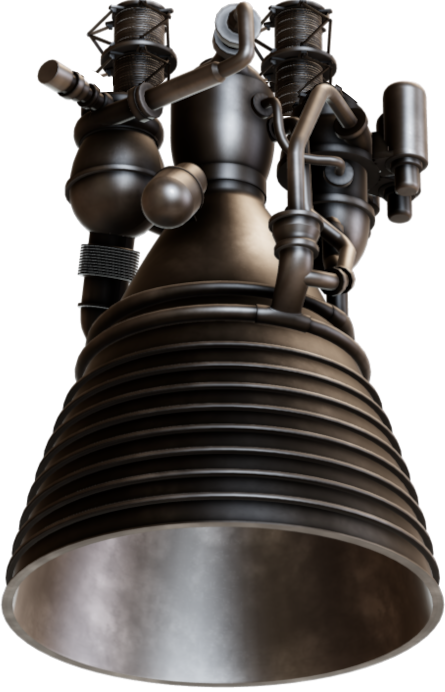
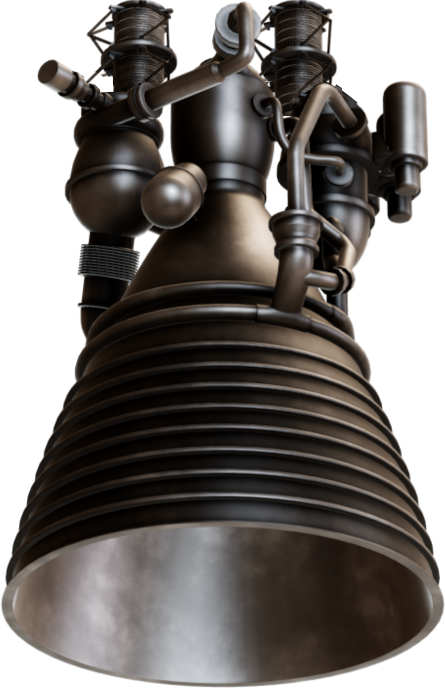
The second 445 x 692 image is a revision of the first. Changes to its layers:
renamed "Layer #2" to "Layer", painted on it over (85, 66, 312, 105)
